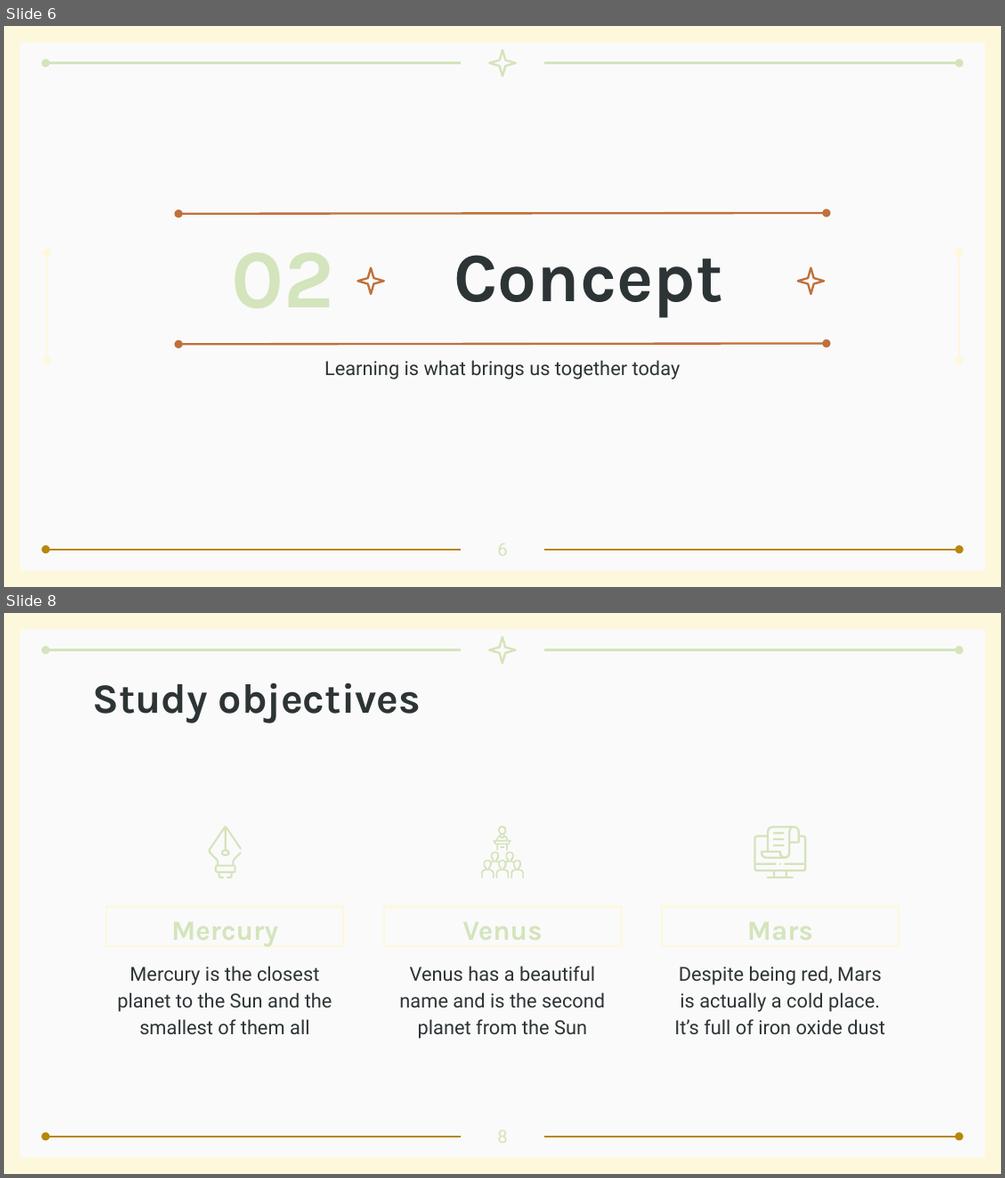
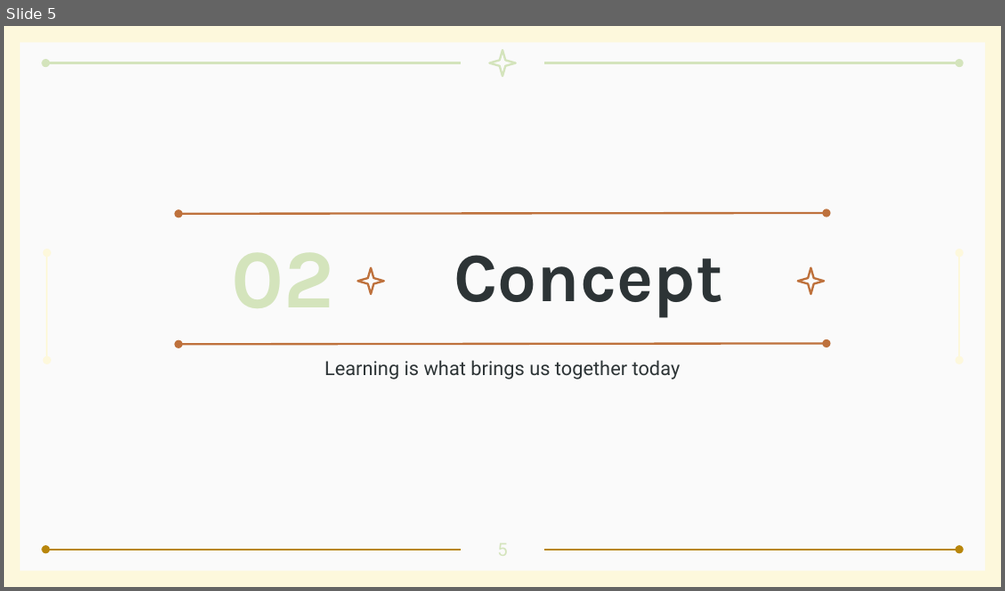
Before and after one commit to antoninast/deckster, a slide deck: resources/Project Presentation.pptx. Shown one above the other, each under a label of ours: slides 6 and 8 before the commit, slide 5 after it; the slides between them are not shown. The pictures are 1005x1178 and 1005x591 pixels, drawn with LibreOffice and Linux fonts; fonts in the diff are those of the drawing. Boxes give left, top, right and bottom in pixels: in the first picture for what was removed or moved away, otherwise in the second. Text is boxed around its words. In the diff, an @@ line names an element or a change of style, - is before the commit and + after.

```diff
--- a/resources/Project Presentation.pptx
+++ b/resources/Project Presentation.pptx
@@ slide 8 removed at box(4, 613, 1001, 1174), background #FDF8DC; not listed: 6 template elements that a slide beside it also shows @@
@@ star removed at box(489, 637, 516, 663) @@
@@ arrow removed from (461, 649) to (46, 649) @@
@@ arrow removed from (544, 649) to (959, 649) @@
@@ title removed at box(92, 683, 421, 722) @@
-Study objectives
@@ freeform shape removed at box(209, 827, 243, 879) @@
@@ freeform shape removed at box(481, 852, 525, 878) @@
@@ freeform shape removed at box(494, 827, 511, 852) @@
@@ freeform shape removed at box(500, 846, 504, 848) @@
@@ group removed at box(753, 827, 807, 879): 5 freeform shapes @@
@@ subtitle removed at box(106, 906, 344, 946) @@
@@ subtitle removed at box(384, 906, 621, 946) @@
@@ subtitle removed at box(662, 906, 899, 946) @@
@@ subtitle removed at box(117, 965, 332, 1035) @@
-Mercury is the closest planet to the Sun and the smallest of them all
@@ subtitle removed at box(399, 965, 605, 1038) @@
-Venus has a beautiful name and is the second planet from the Sun
@@ subtitle removed at box(674, 965, 885, 1035) @@
-Despite being red, Mars is actually a cold place. It’s full of iron oxide dust
@@ arrow removed from (461, 1136) to (46, 1136) @@
@@ arrow removed from (544, 1136) to (959, 1136) @@
@@ what was slide 6 is now slide 5 @@
```
Also in this commit, not shown: 6 slides changed, 6 slides added, 18 other slides removed, 1 other file.
